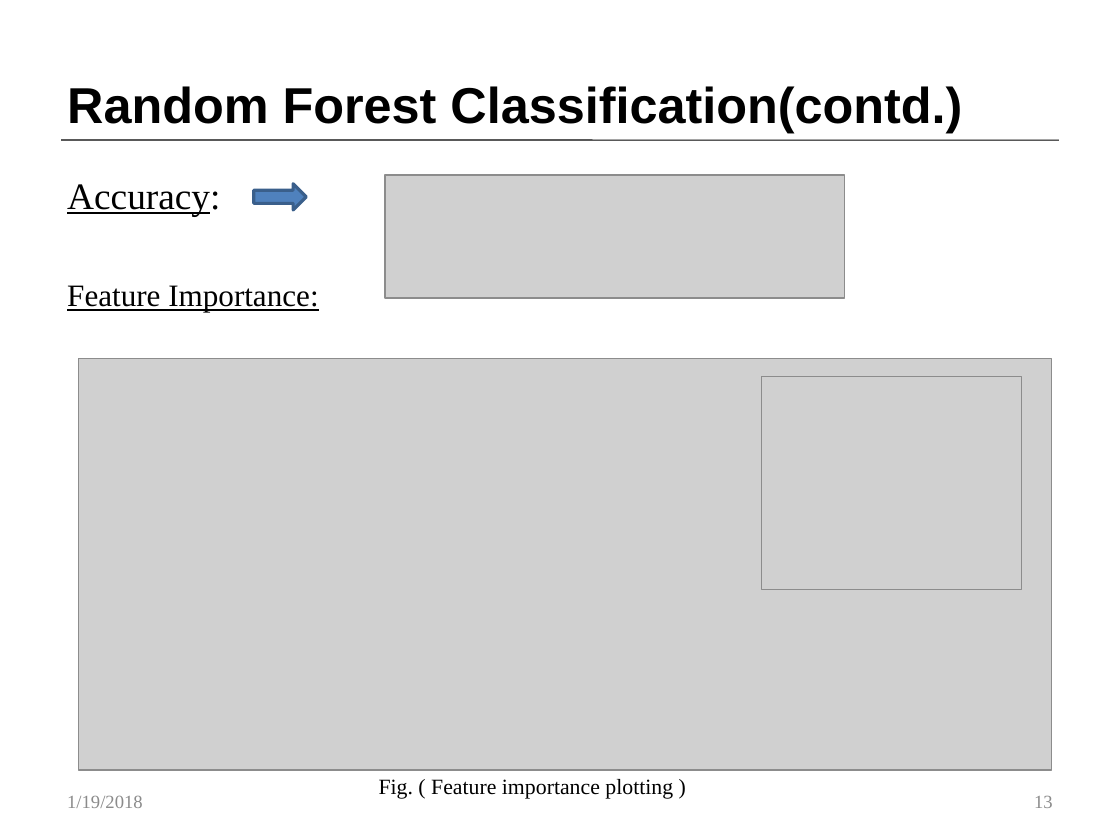
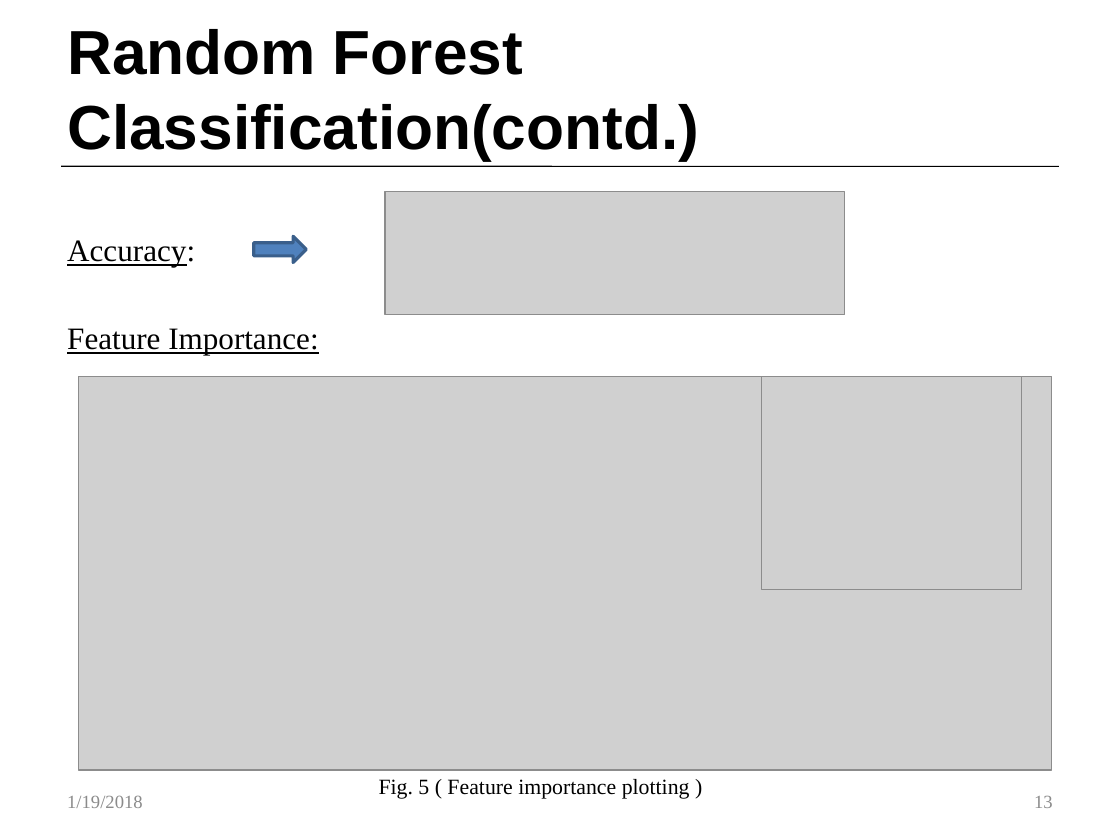
Before and after one commit to Customer-Churn-Prediction/Project-Machine-Learning, a slide deck: slide 13 of Customer Churn Prediction In Telecom Industry.pptx. Drawn at 1120x840 pixels with LibreOffice and Linux fonts; fonts in the diff are those of the drawing; grey boxes stand for pictures. Boxes give left, top, right and bottom in pixels: in the first picture for what was removed or moved away, otherwise in the second. Text is boxed around its words. In the diff, an @@ line names an element or a change of style, - is before the commit and + after.

```diff
--- a/Customer Churn Prediction In Telecom Industry.pptx
+++ b/Customer Churn Prediction In Telecom Industry.pptx
@@ title "Random Forest Classification(contd.)": place and size @@
-title "Random Forest Classification(contd.)" at [67,86,962,133]
+title "Random Forest Classification(contd.)" at [67,29,699,160]
@@ title "Random Forest Classification(contd.)" at [67,29,699,160]: size 32.4 to 40 pt @@
@@ line moved from (62, 140) - (1058, 140) to (62, 166) - (1058, 167) @@
@@ picture: place and size @@
-picture at [385,175,844,298]
+picture at [385,192,844,315]
@@ right arrow: place and size @@
-right arrow at [254,184,307,209]
+right arrow at [254,236,307,262]
@@ text at [67,240,195,267]: size 24 to 20 pt in "Accuracy:" @@
@@ picture: place and size @@
-picture at [78,358,1052,769]
+picture at [78,376,1052,771]
@@ text at [379,779,690,799]: text changed @@
-Fig. ( Feature importance plotting )
+Fig. 5 ( Feature importance plotting )
```
Also in this commit, not shown: 14 other slides changed.
